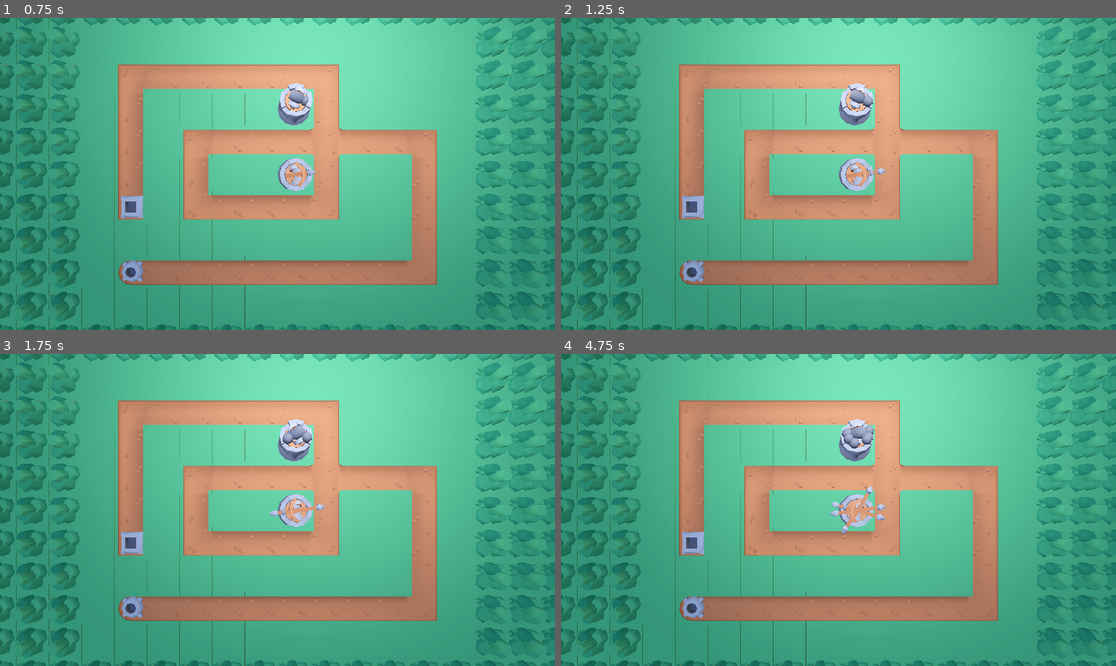
Above: before the commit, frames 1-4 (two rows, left to right).
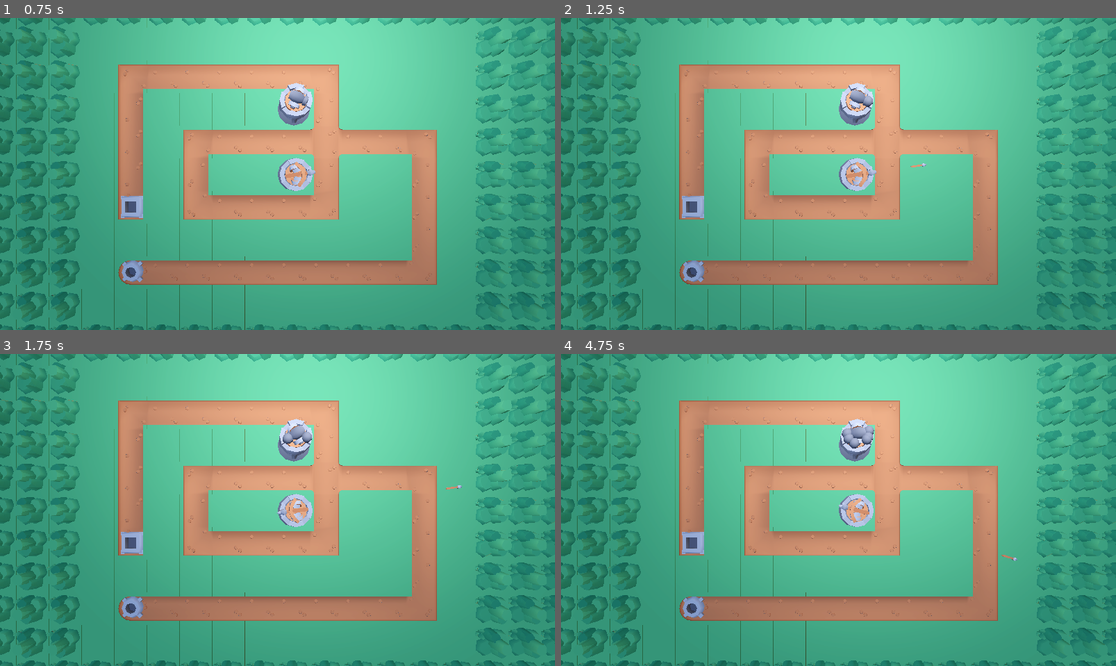
Above: after the commit, the same moments.

Repository: LegandGame/Tower-Defense-PoC
Game: Godot game, scene res://Environment/test_map.tscn
Two runs of this game, one before a commit and one after it. Both use one fixed random seed, a clock stepped at 60 frames per second and the inputs below.
Inputs (mouse positions are in pixels of both pictures, inside the frame that each line leads up to):
- Up to frame 1 (0.75 s): tap Enter at 0.5 s; move the mouse to (399, 158) at 0.52 s
- Up to frame 2 (1.25 s): no input
- Up to frame 3 (1.75 s): tap Space at 1.25 s; move the mouse to (166, 525) at 1.27 s
- Up to frame 4 (4.75 s): move the mouse to (894, 441) at 2.02 s; tap Enter at 2.75 s; move the mouse to (810, 572) at 2.77 s; move the mouse to (1005, 556) at 3.52 s; tap Space at 4.25 s; move the mouse to (672, 463) at 4.27 s

Frame 1 is identical in both runs. In frame 2, less than 0.1% of the frame differs, in the area x 53-66%, y 46-51%; in frame 3, less than 0.1%; in frame 4, 0.3%, in the area x 48-83%, y 42-67%.

Commit message:
Towers Progress part 3
added moving bullets. started enemy and enemy spawner scene. and created the path for the test map

Diff:
--- /dev/null
+++ b/Entities/Enemy Basic/basic_enemy.tscn
@@ -0,0 +1,22 @@
+[gd_scene load_steps=5 format=3 uid="uid://hkj0dw30to72"]
+
+[ext_resource type="ArrayMesh" uid="uid://dw1kc6k87vs5y" path="res://Assets/Models/enemy-ufo-a.obj" id="1_3c6yu"]
+[ext_resource type="Script" uid="uid://8co4kg3tukqg" path="res://Entities/enemy.gd" id="1_u56m8"]
+[ext_resource type="Script" uid="uid://3um27pfj4p7r" path="res://Common/Health Component/health_compnent.gd" id="2_0n318"]
+[ext_resource type="Script" uid="uid://pwdnym325bi4" path="res://Common/Wallet/wallet.gd" id="3_a42o1"]
+
+[node name="BasicEnemy" type="PathFollow3D"]
+script = ExtResource("1_u56m8")
+
+[node name="MeshInstance3D" type="MeshInstance3D" parent="."]
+mesh = ExtResource("1_3c6yu")
+
+[node name="Health_Component" type="Node" parent="."]
+script = ExtResource("2_0n318")
+maxHealth = 5.0
+metadata/_custom_type_script = "uid://3um27pfj4p7r"
+
+[node name="Wallet" type="Node" parent="."]
+script = ExtResource("3_a42o1")
+value = 5
+metadata/_custom_type_script = "uid://pwdnym325bi4"
--- /dev/null
+++ b/Entities/Spawner/spawner.tscn
@@ -0,0 +1,3 @@
+[gd_scene format=3 uid="uid://cuuylwpl0err2"]
+
+[node name="Spawner" type="Node3D"]
--- /dev/null
+++ b/Entities/enemy.gd
@@ -0,0 +1,15 @@
+class_name Enemy extends PathFollow3D
+
+@onready var health : Health_Component = $Health_Component
+@onready var wallet : Wallet = $Wallet
+
+var moveSpeed = 5.0
+
+func _ready() -> void:
+	health.health_empty.connect(die)
+
+func _physics_process(delta: float) -> void:
+	progress += moveSpeed * delta
+
+func die() -> void:
+	pass
--- a/Environment/test_map.tscn
+++ b/Environment/test_map.tscn
@@ -16,6 +16,13 @@
 sky = SubResource("Sky_rk4p8")
 tonemap_mode = 2
 glow_enabled = true
+
+[sub_resource type="Curve3D" id="Curve3D_gqh7a"]
+_data = {
+"points": PackedVector3Array(0, 0, 0, 0, 0, 0, 0, 0, 0, 0, 0, 0, 0, 0, 0, 0, 0, -4, 0, 0, 0, 0, 0, 0, 6, 0, -4, 0, 0, 0, 0, 0, 0, 6, 0, 0, 0, 0, 0, 0, 0, 0, 2, 0, 0, 0, 0, 0, 0, 0, 0, 2, 0, -2, 0, 0, 0, 0, 0, 0, 9, 0, -2, 0, 0, 0, 0, 0, 0, 9, 0, 2, 0, 0, 0, 0, 0, 0, 0, 0, 2),
+"tilts": PackedFloat32Array(0, 0, 0, 0, 0, 0, 0, 0, 0)
+}
+point_count = 9
 
 [node name="TestMap" type="Node3D"]
 
@@ -45,3 +52,7 @@
 transform = Transform3D(1, 0, 0, 0, 1, 0, 0, 0, 1, 0, 5, -2)
 light_energy = 4.0
 omni_range = 11.0
+
+[node name="Path3D" type="Path3D" parent="."]
+transform = Transform3D(1, 0, 0, 0, 1, 0, 0, 0, 1, -5.5, 1, 2.5)
+curve = SubResource("Curve3D_gqh7a")
--- a/Towers/Basic/bullet_basic.tscn
+++ b/Towers/Basic/bullet_basic.tscn
@@ -1,9 +1,25 @@
-[gd_scene load_steps=2 format=3 uid="uid://b3u5p7mwg3l6e"]
+[gd_scene load_steps=4 format=3 uid="uid://b3u5p7mwg3l6e"]
 
+[ext_resource type="Script" uid="uid://cmgrpjf48n12u" path="res://Towers/bullet.gd" id="1_n7jru"]
 [ext_resource type="ArrayMesh" uid="uid://jwopoafp47pm" path="res://Assets/Models/weapon-ammo-arrow.obj" id="1_ovymn"]
 
+[sub_resource type="SphereShape3D" id="SphereShape3D_ovymn"]
+
 [node name="BasicBullet" type="Node3D"]
+script = ExtResource("1_n7jru")
 
 [node name="MeshInstance3D" type="MeshInstance3D" parent="."]
-transform = Transform3D(-1, 0, -8.74228e-08, 0, 1, 0, 8.74228e-08, 0, -1, 0, 0, 0)
+transform = Transform3D(-0.5, 0, -7.54979e-08, 0, 0.5, 0, 7.54979e-08, 0, -0.5, 0, 0, 0)
 mesh = ExtResource("1_ovymn")
+
+[node name="AoEArea" type="Area3D" parent="."]
+
+[node name="CollisionShape3D" type="CollisionShape3D" parent="AoEArea"]
+shape = SubResource("SphereShape3D_ovymn")
+
+[node name="RayCast3D" type="RayCast3D" parent="."]
+target_position = Vector3(0, 0, -0.5)
+
+[node name="LifetimeTimer" type="Timer" parent="."]
+
+[connection signal="timeout" from="LifetimeTimer" to="." method="_on_lifetime_timer_timeout"]
--- a/Towers/Basic/tower_basic.tscn
+++ b/Towers/Basic/tower_basic.tscn
@@ -25,6 +25,8 @@
 autostart = true
 
 [node name="RangeArea" type="Area3D" parent="."]
+collision_layer = 8
+collision_mask = 2
 
 [node name="CollisionShape3D" type="CollisionShape3D" parent="RangeArea"]
 shape = SubResource("SphereShape3D_ppopp")
--- /dev/null
+++ b/Towers/bullet.gd
@@ -0,0 +1,22 @@
+class_name Bullet extends Node3D
+
+# REFERENCES
+@onready var AreaOfEffect : Area3D = $AoEArea
+@onready var AreaOfEffectCollider : CollisionShape3D = $AoEArea/CollisionShape3D
+
+# stats
+var speed = 5.0
+var aoe = 0.2
+
+# Called when the node enters the scene tree for the first time.
+func _ready() -> void:
+	AreaOfEffectCollider.shape.radius = aoe
+
+
+# Called every frame. 'delta' is the elapsed time since the previous frame.
+func _physics_process(delta: float) -> void:
+	position += transform.basis * Vector3(0, 0, -speed) * delta
+
+
+func _on_lifetime_timer_timeout() -> void:
+	queue_free()
--- a/Towers/tower.gd
+++ b/Towers/tower.gd
@@ -8,7 +8,7 @@
 
 @export var bulletScene : PackedScene
 
-var enemyList : Array = []	# list of viable enemies in range
+var enemyList : Array[Enemy] = []	# list of viable enemies in range
 
 # STATS
 var attackSpeed : float = 0.75	# seconds
@@ -46,8 +46,32 @@
 	towerTop.rotation = Vector3(0, towerTop.rotation.y, 0)
 
 
-func find_target() -> Node3D:
-	return
+func find_target():
+	match targeting:
+		TARGET_TYPES.FIRST:
+			return enemyList[0]
+		TARGET_TYPES.LAST:
+			return enemyList[-1]
+		TARGET_TYPES.CLOSE:
+			var closestEnemy = null
+			var closestDist = INF
+			for e in enemyList:
+				if self.position.distance_squared_to(e.position) < closestDist:
+					closestDist = self.position.distance_squared_to(e.position)
+					closestEnemy = e
+			return closestEnemy
+		TARGET_TYPES.FAR:
+			var farthestEnemy = null
+			var farthestDist = 0.0
+			for e in enemyList:
+				if self.position.distance_squared_to(e.position) > farthestDist:
+					farthestDist = self.position.distance_squared_to(e.position)
+					farthestEnemy = e
+			return farthestEnemy
+		TARGET_TYPES.STRONGEST:
+			pass
+		TARGET_TYPES.WEAKEST:
+			pass
 
 func attack_timeout() -> void:
 	# reset timer
--- a/project.godot
+++ b/project.godot
@@ -14,3 +14,10 @@
 run/main_scene="uid://bb3qpwu7hsyt0"
 config/features=PackedStringArray("4.4", "Forward Plus")
 config/icon="res://icon.svg"
+
+[layer_names]
+
+3d_physics/layer_1="Tower Projectile"
+3d_physics/layer_2="Enemy"
+3d_physics/layer_3="Player HQ"
+3d_physics/layer_4="Tower"
Not shown, added: Entities/enemy.gd.uid
Not shown: 1 places in Environment/test_map.tscn that only renumber resources
Not shown, added: Towers/bullet.gd.uid
